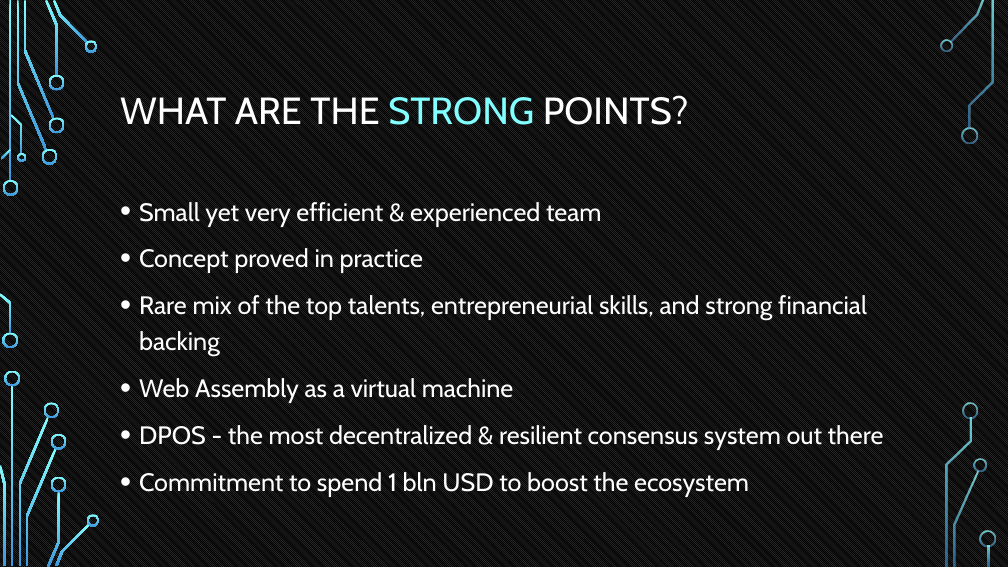
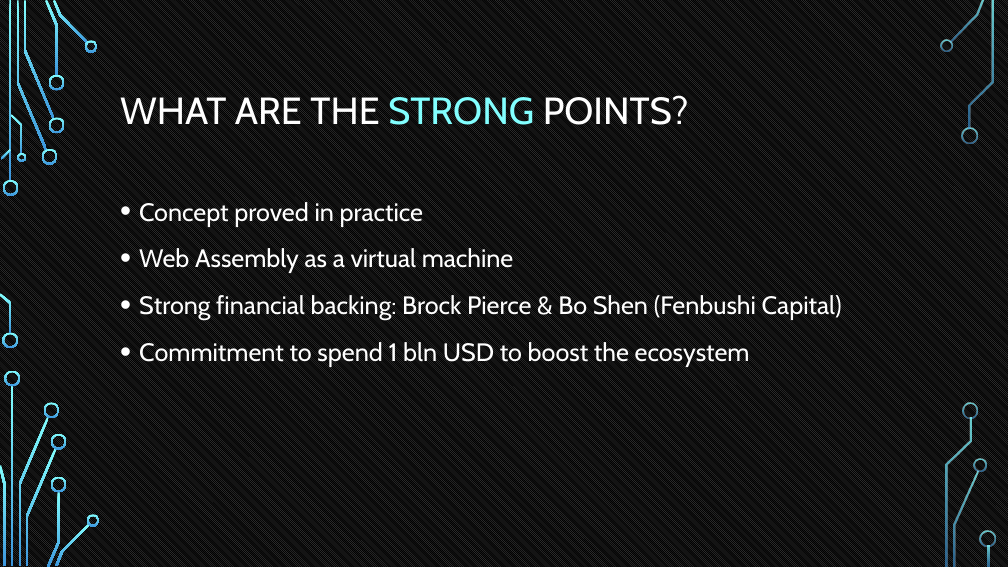
Before and after one commit to tokenika/tokenika.github.io, a slide deck: slide 40 of WarsawBlock.pptx (slide 37 before the commit). Drawn at 1008x567 pixels with LibreOffice and Linux fonts; fonts in the diff are those of the drawing; background and template pictures are left out. Boxes give left, top, right and bottom in pixels: in the first picture for what was removed or moved away, otherwise in the second. Text is boxed around its words. In the diff, an @@ line names an element or a change of style, - is before the commit and + after.

```diff
--- a/WarsawBlock.pptx
+++ b/WarsawBlock.pptx
@@ text at [139,202,601,227]: paragraph removed @@
-• Small yet very efficient & experienced team
@@ text at [139,295,867,357]: paragraph removed @@
-• Rare mix of the top talents, entrepreneurial skills, and strong financial backing
@@ text at [139,295,842,320]: text changed @@
-• DPOS - the most decentralized & resilient consensus system out there
+• Strong financial backing: Brock Pierce & Bo Shen (Fenbushi Capital)
```
Also in this commit, not shown: 25 other slides changed, 5 slides added, 2 slides removed, 1 other file.
